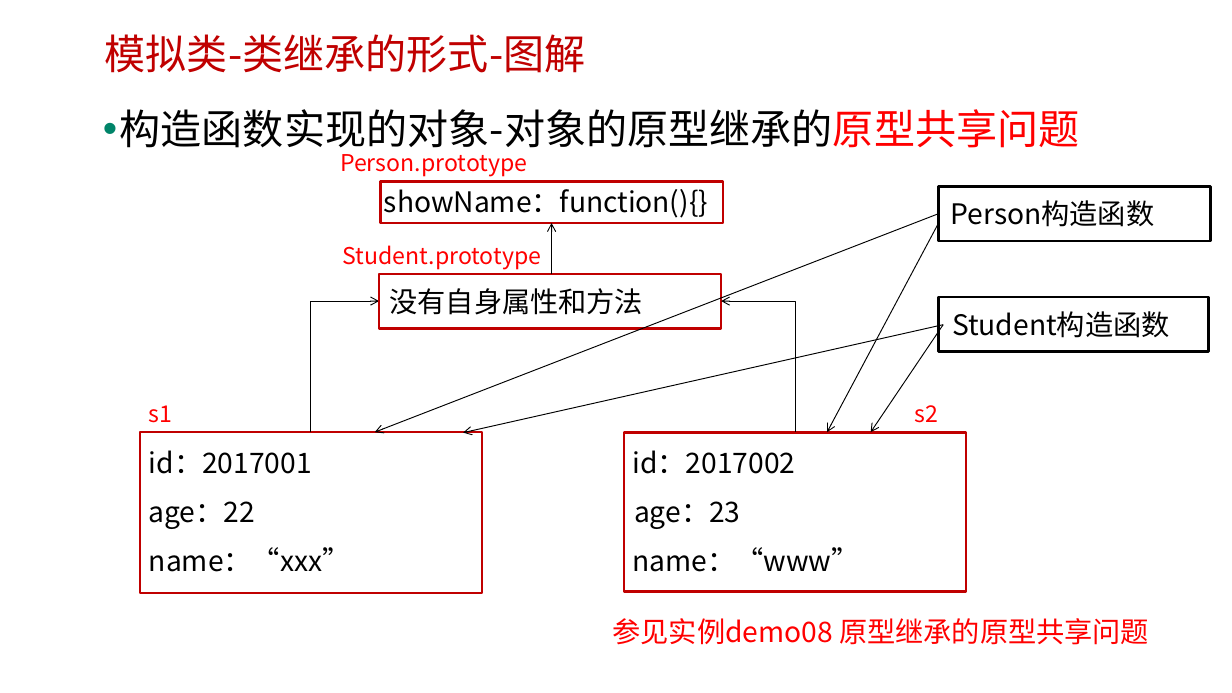
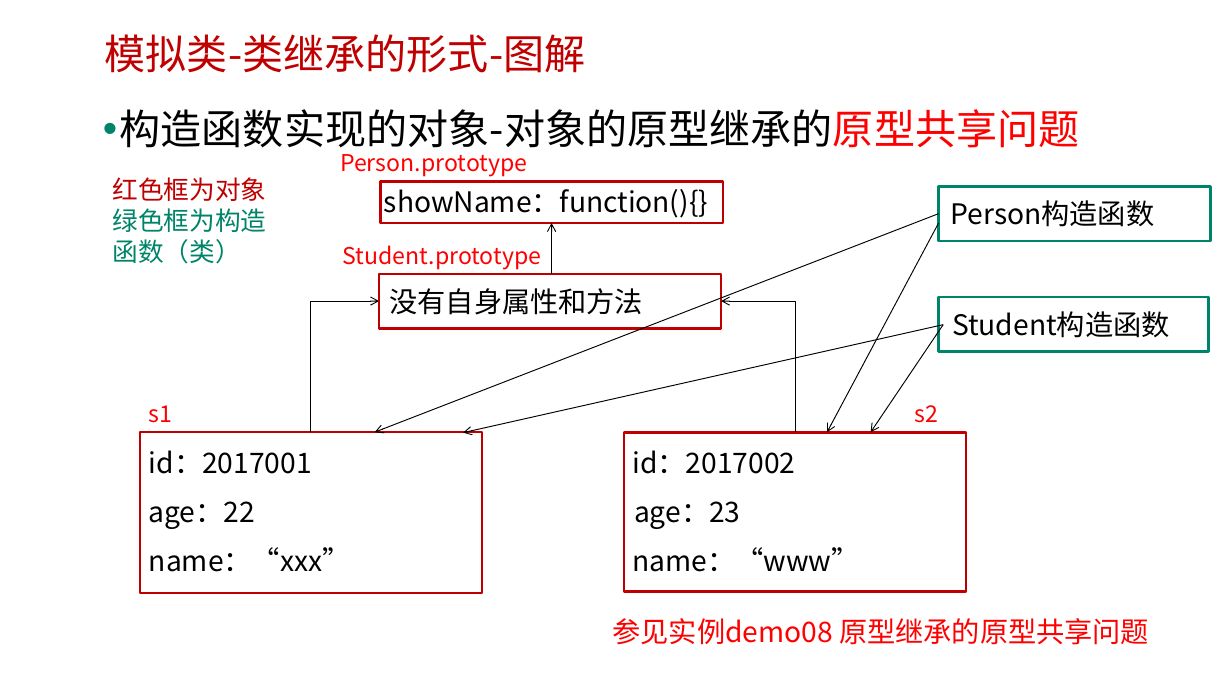
Before and after one commit to edu2act/course-javascript-advanced, a slide deck: slide 8 of 课程PPT/17.深入理解JS的继承方式.pptx. Drawn at 1232x693 pixels with LibreOffice and Linux fonts; fonts in the diff are those of the drawing; background and template pictures are left out. Boxes give left, top, right and bottom in pixels: in the first picture for what was removed or moved away, otherwise in the second. Text is boxed around its words. In the diff, an @@ line names an element or a change of style, - is before the commit and + after.

```diff
--- a/课程PPT/17.深入理解JS的继承方式.pptx
+++ b/课程PPT/17.深入理解JS的继承方式.pptx
@@ text added at (112,177,266,264), 20 pt, text #008469 @@
+红色框为对象
+绿色框为构造函数（类）
@@ rectangle at (939,187,1211,241): outline #000000 2 pt to #008469 2 pt @@
@@ rectangle at (939,297,1209,351): outline #000000 2 pt to #008469 2 pt @@
```
Also in this commit, not shown: 4 other slides changed, 1 other file.
